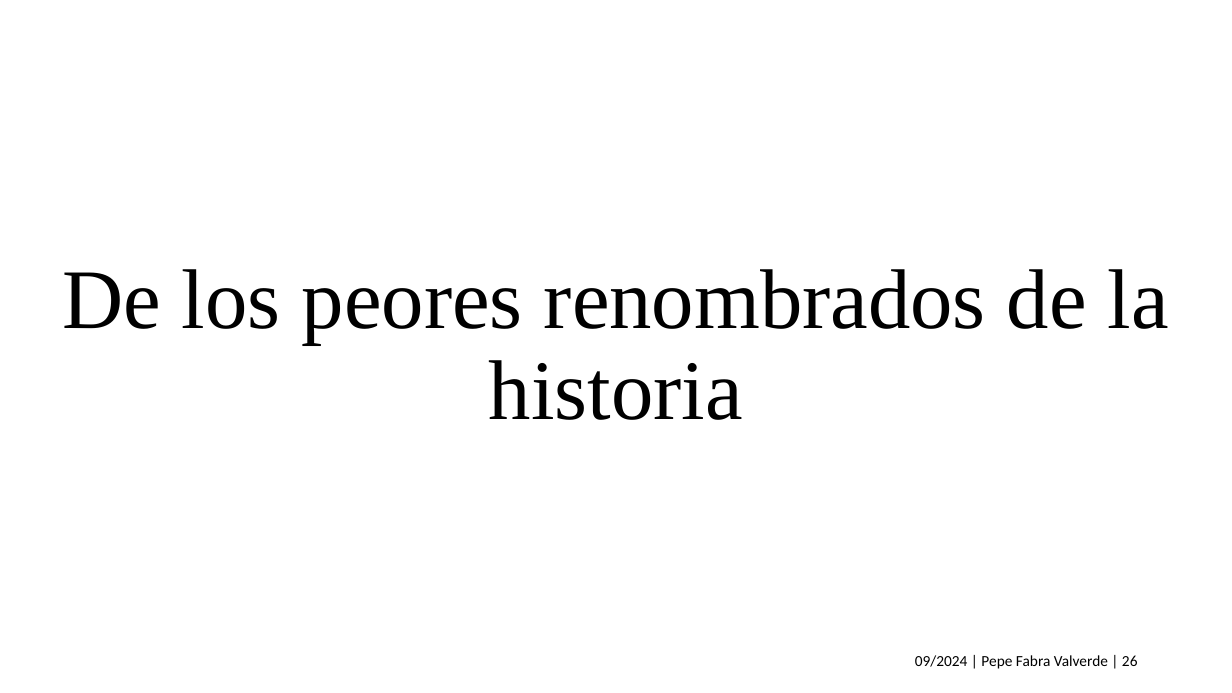
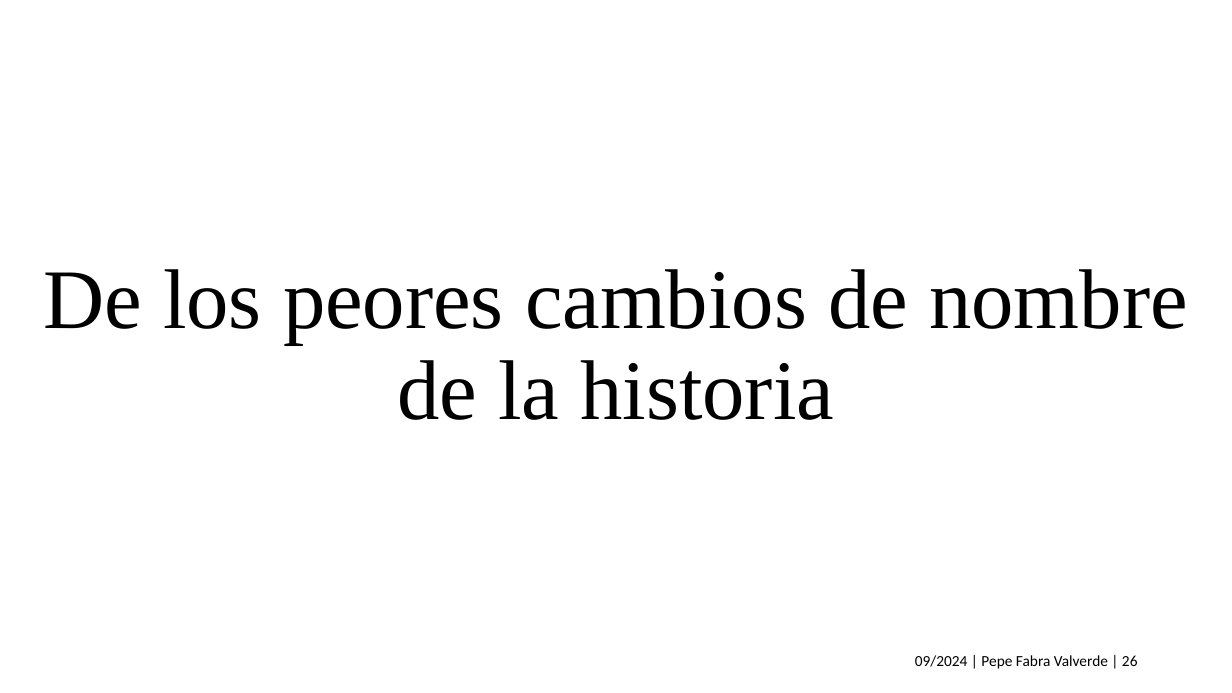
Before and after one commit to jofaval/talks-about, a slide deck: slide 26 of knowledge-sharing/ddd-and-hexagonal-architecture/ddd-and-hexagonal-architecture.es.pptx. Drawn at 1232x693 pixels with LibreOffice and Linux fonts; fonts in the diff are those of the drawing. Boxes give left, top, right and bottom in pixels: in the first picture for what was removed or moved away, otherwise in the second. Text is boxed around its words. In the diff, an @@ line names an element or a change of style, - is before the commit and + after.

```diff
--- a/knowledge-sharing/ddd-and-hexagonal-architecture/ddd-and-hexagonal-architecture.es.pptx
+++ b/knowledge-sharing/ddd-and-hexagonal-architecture/ddd-and-hexagonal-architecture.es.pptx
@@ title at (43,269,1188,420): text changed @@
-De los peores renombrados de la historia
+De los peores cambios de nombre de la historia
```
Also in this commit, not shown: 16 other slides changed, 1 slide added, 1 other file.
